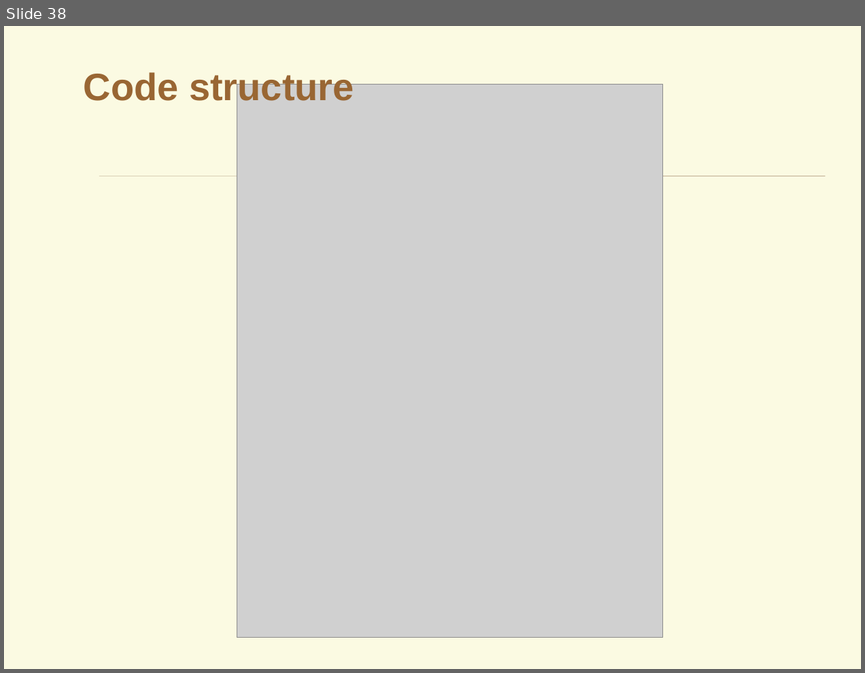
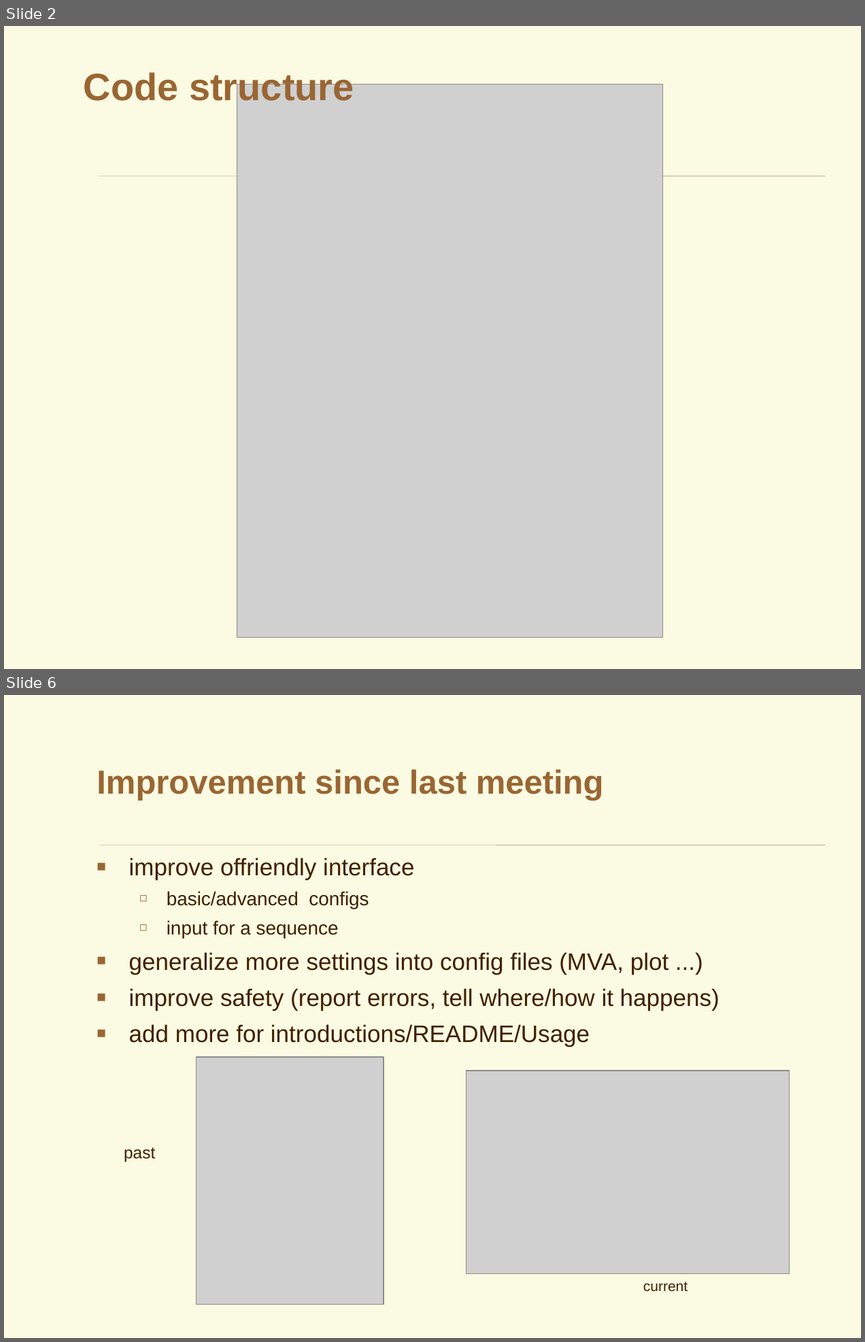
Before and after one commit to YancyW/BASDA, a slide deck: doc/BASDA_Introduction.pptx. Shown one above the other, each under a label of ours: slide 38 before the commit, slides 2 and 6 after it; the slides between them are not shown. The pictures are 865x673 and 865x1342 pixels, drawn with LibreOffice and Linux fonts; fonts in the diff are those of the drawing; grey boxes stand for pictures; background and template pictures are left out. Boxes give left, top, right and bottom in pixels: in the first picture for what was removed or moved away, otherwise in the second. Text is boxed around its words. In the diff, an @@ line names an element or a change of style, - is before the commit and + after.

```diff
--- a/doc/BASDA_Introduction.pptx
+++ b/doc/BASDA_Introduction.pptx
@@ slide 6 added at [4,695,861,1338], background picture (left out); not listed: 1 template element that a slide beside it also shows @@
@@ title added at [96,769,604,800], 28 pt, text #996633, bold @@
+Improvement since last meeting
@@ text added at [129,858,719,1047], 20 pt, text #402000 @@
+■ improve offriendly interface
+  ◻ basic/advanced configs
+  ◻ input for a sequence
+■ generalize more settings into config files (MVA, plot ...)
+■ improve safety (report errors, tell where/how it happens)
+■ add more for introductions/README/Usage
@@ picture added at [196,1057,383,1304] @@
@@ picture added at [466,1070,789,1273] @@
@@ text added at [124,1147,155,1161], 14 pt, text #402000 @@
+past
@@ text added at [643,1281,687,1291], 12 pt, text #402000 @@
+current
@@ what was slide 38 is now slide 2 @@
```
Also in this commit, not shown: 7 slides changed, 8 other slides added, 1 slide removed, 28 other files.
